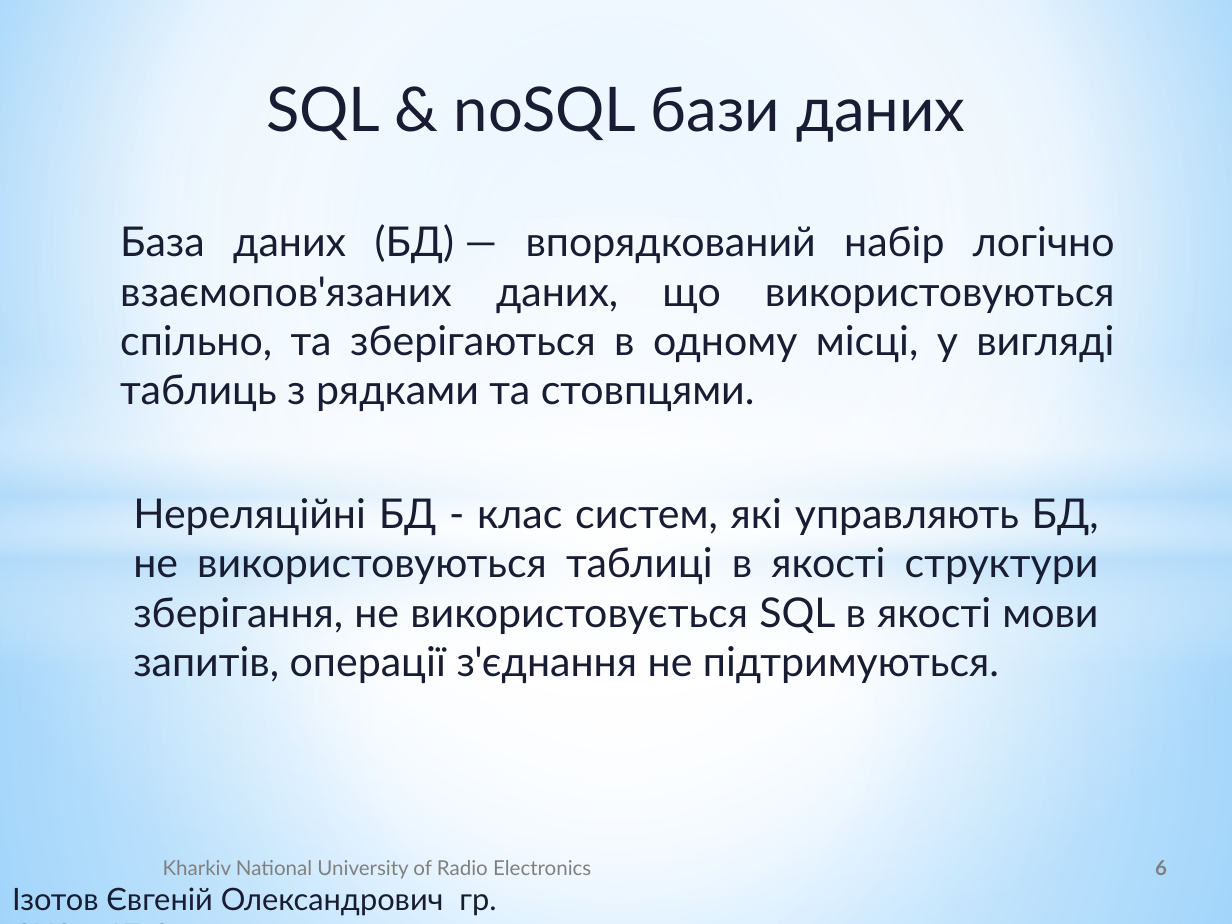
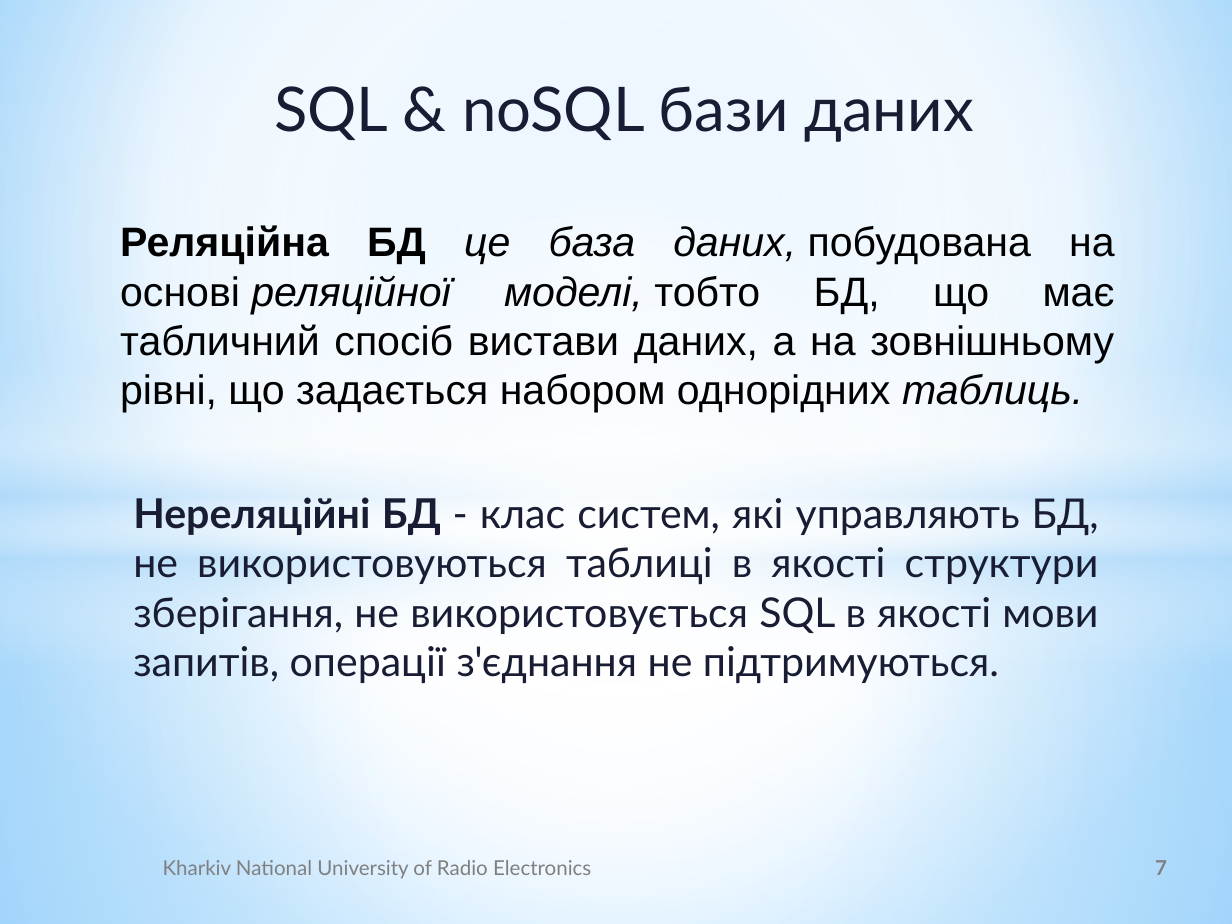
Before and after one commit to UdgineIzotov/diplom-doc, a slide deck: slide 7 of root/Ізотов_Презентация.pptx (slide 6 before the commit). Drawn at 1232x924 pixels with LibreOffice and Linux fonts; fonts in the diff are those of the drawing; background and template pictures are left out. Boxes give left, top, right and bottom in pixels: in the first picture for what was removed or moved away, otherwise in the second. Text is boxed around its words. In the diff, an @@ line names an element or a change of style, - is before the commit and + after.

```diff
--- a/root/Ізотов_Презентация.pptx
+++ b/root/Ізотов_Презентация.pptx
@@ text "SQL & noSQL бази даних": place and size @@
-text "SQL & noSQL бази даних" at bbox=[266, 86, 965, 142]
+text "SQL & noSQL бази даних" at bbox=[274, 86, 973, 142]
@@ text at bbox=[120, 225, 1115, 412]: text changed; font Lato to Arial; text colour #191D34 to #000000 @@
-База даних (БД) — впорядкований набір логічно взаємопов'язаних даних, що використовуються спільно, та зберігаються в одному місці, у вигляді таблиць з рядками та стовпцями.
+Реляційна БД це база даних, побудована на основі реляційної моделі, тобто БД, що має табличний спосіб вистави даних, а на зовнішньому рівні, що задається набором однорідних таблиць.
@@ text "Нереляційні БД - клас систем, ..." at bbox=[133, 497, 1099, 683]: bold on in "Нереляційні БД" @@
@@ page number at bbox=[1155, 860, 1167, 875]: text changed @@
-6
+7
@@ text removed at bbox=[12, 887, 496, 916] @@
-Ізотов Євгеній Олександрович гр. СКСм-17-2
```
Also in this commit, not shown: 11 other slides changed, 2 slides added, 1 slide removed, 4 other files.
